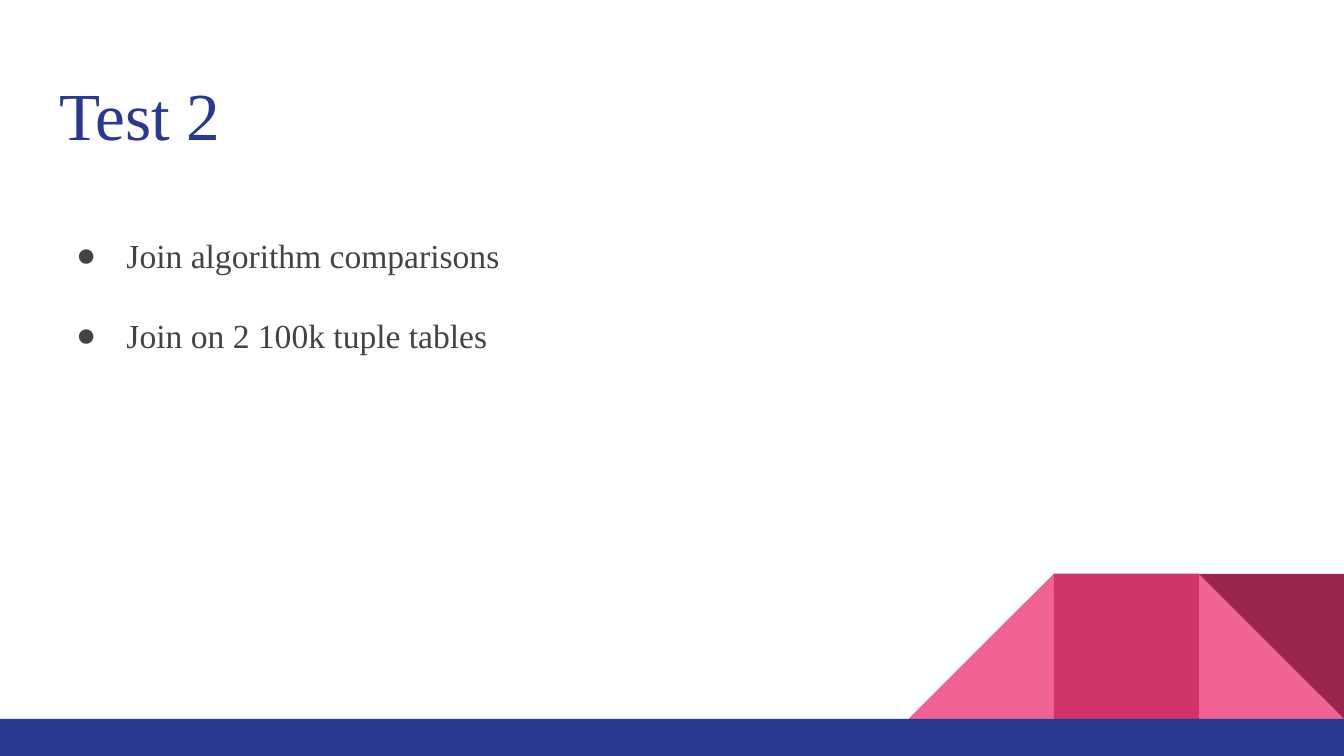
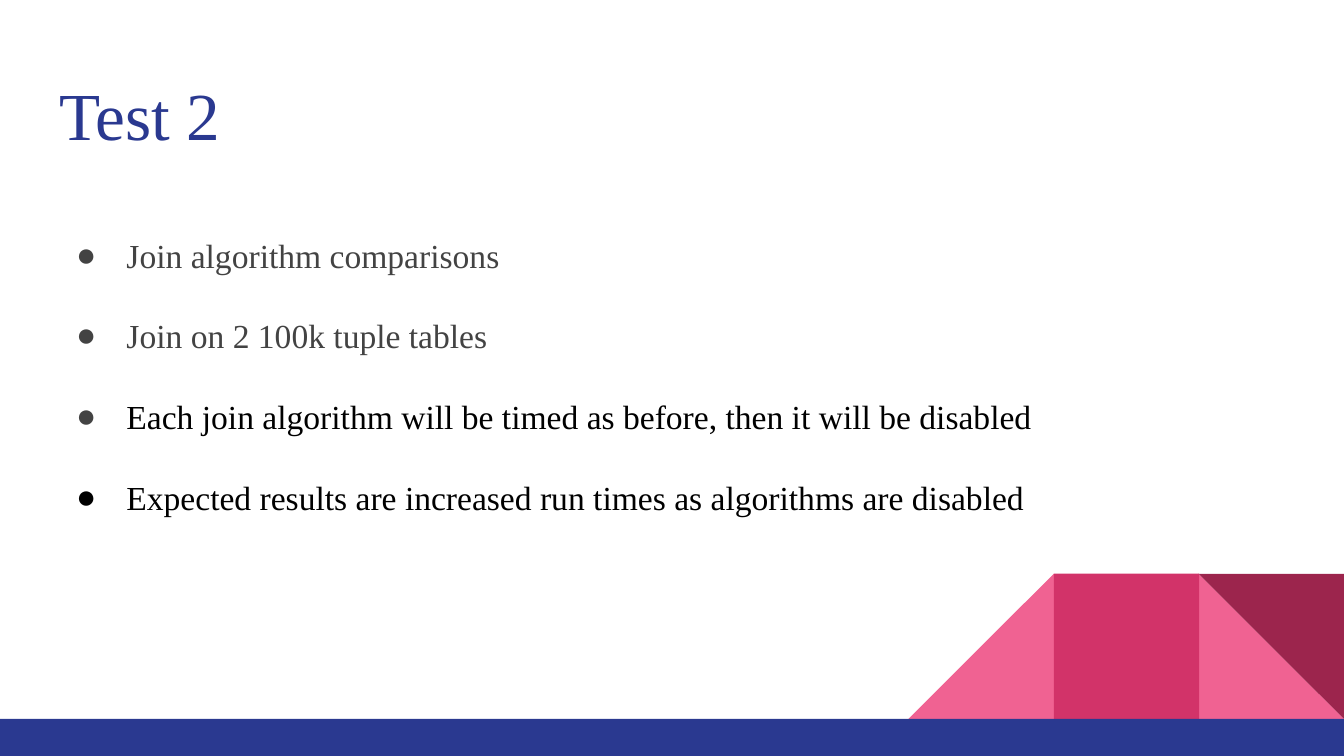
Before and after one commit to i4mTheWalrus/CS487-Proj, a slide deck: slide 8 of CS487P Project Presentation.pptx. Drawn at 1344x756 pixels with LibreOffice and Linux fonts; fonts in the diff are those of the drawing. Boxes give left, top, right and bottom in pixels: in the first picture for what was removed or moved away, otherwise in the second. Text is boxed around its words. In the diff, an @@ line names an element or a change of style, - is before the commit and + after.

```diff
--- a/CS487P Project Presentation.pptx
+++ b/CS487P Project Presentation.pptx
@@ text at (126,405,1031,516): paragraphs added @@
+● Each join algorithm will be timed as before, then it will be disabled
+● Expected results are increased run times as algorithms are disabled
```
Also in this commit, not shown: 3 other slides changed, 4 slides added, 4 slides removed.
